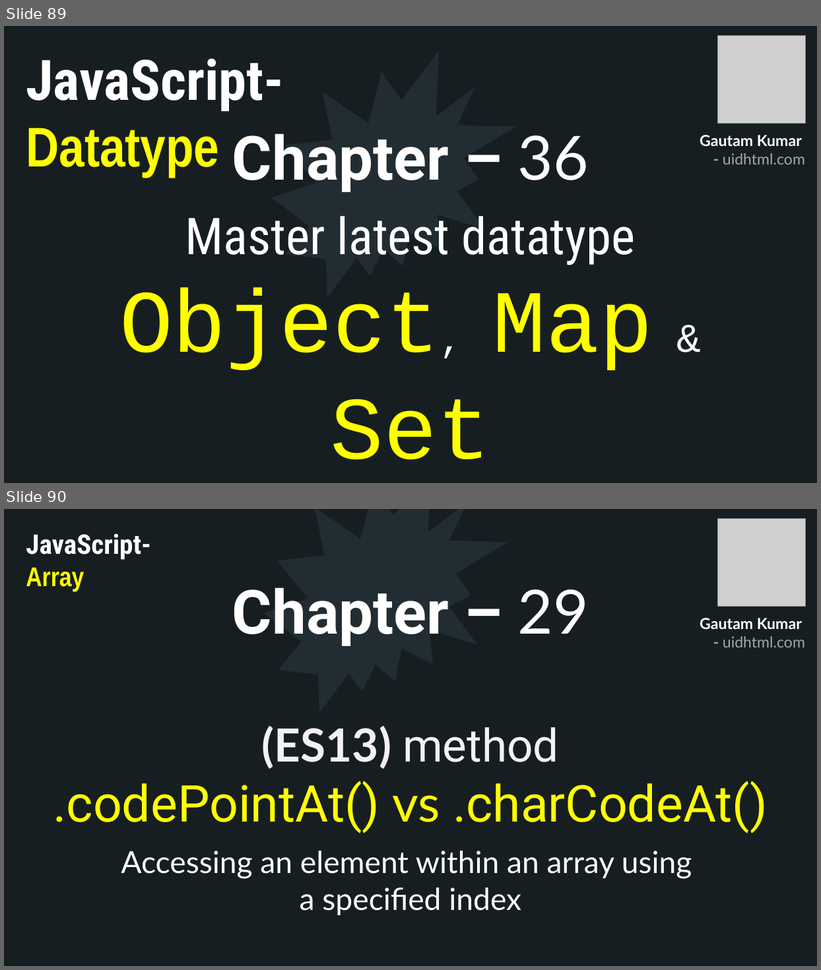
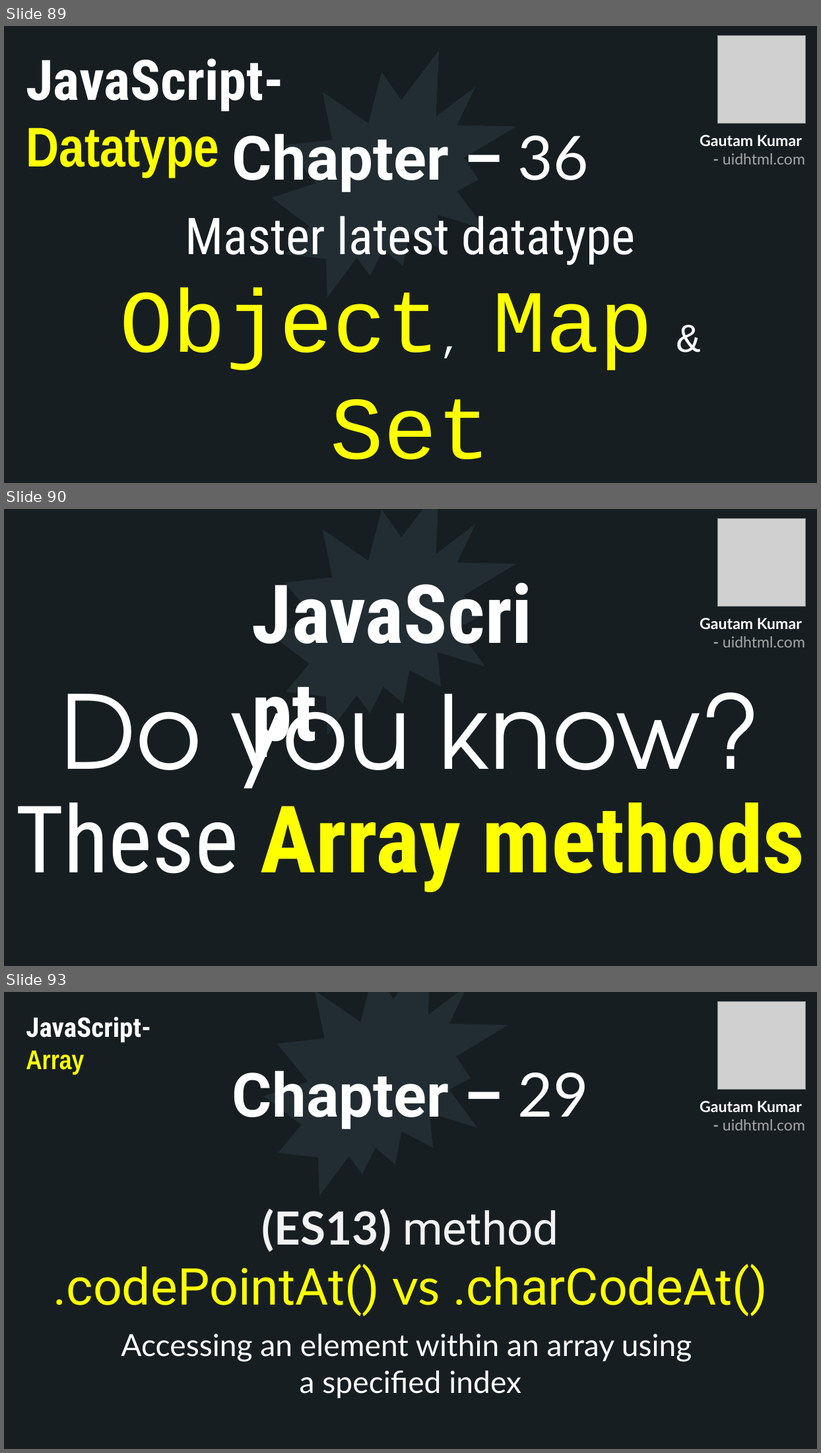
Before and after one commit to uidhtml/javascript-tutorials, a slide deck: Javascript Tutorials.pptx. Shown one above the other, each under a label of ours: slides 89 and 90 before the commit, slides 89, 90 and 93 after it; the slides between them are not shown. The pictures are 821x970 and 821x1453 pixels, drawn with LibreOffice and Linux fonts; fonts in the diff are those of the drawing; grey boxes stand for pictures. Boxes give left, top, right and bottom in pixels: in the first picture for what was removed or moved away, otherwise in the second. Text is boxed around its words. In the diff, an @@ line names an element or a change of style, - is before the commit and + after.

```diff
--- a/Javascript Tutorials.pptx
+++ b/Javascript Tutorials.pptx
@@ slide 90 added at (x1=4, y1=509, x2=817, y2=966), background #2C3C43; not listed: 10 template elements that a slide beside it also shows @@
@@ rectangle added at (x1=4, y1=509, x2=817, y2=966), fill #161E22 @@
@@ irregular seal added at (x1=272, y1=509, x2=516, y2=735), fill #212D32 @@
@@ picture added at (x1=718, y1=519, x2=806, y2=607) @@
@@ text added at (x1=246, y1=559, x2=542, y2=664), 96 pt, text #FFFFFF, bold @@
+JavaScript
@@ text added at (x1=700, y1=618, x2=805, y2=648), 18 pt, text #A6A6A6, bold @@
+Gautam Kumar
+- uidhtml.com
@@ text added at (x1=15, y1=687, x2=805, y2=892), 110 pt, text #FFFFFF @@
+Do you know?
+These Array methods
@@ what was slide 90 is now slide 93 @@
```
Also in this commit, not shown: 2 other slides added, 6 other files.
